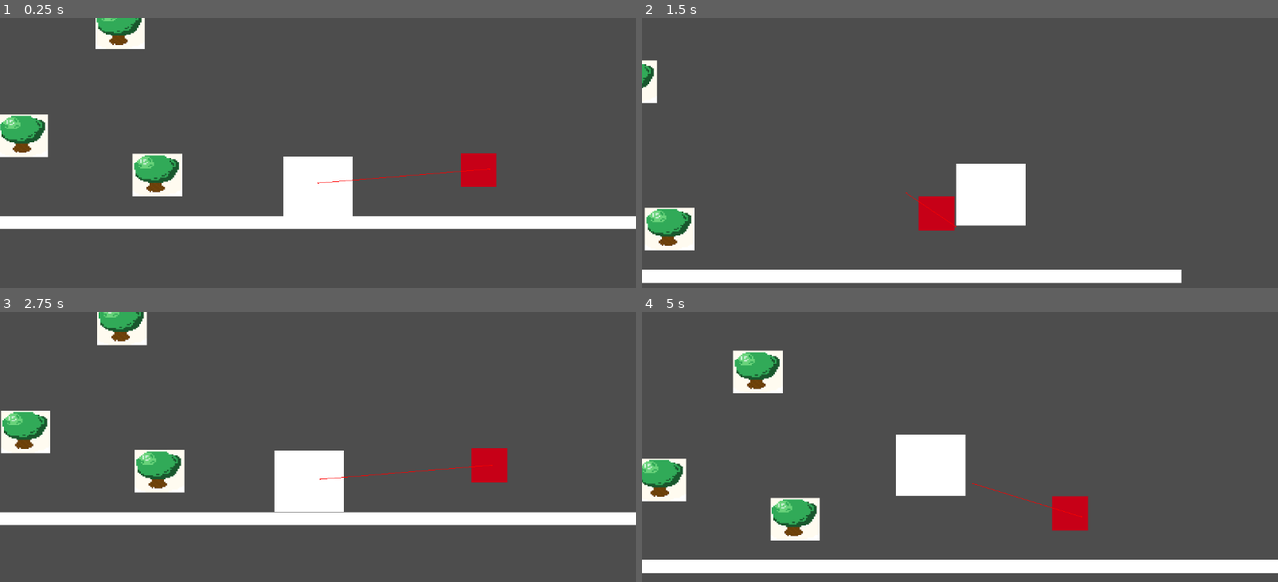
Above: before the commit, frames 1-4 (two rows, left to right).
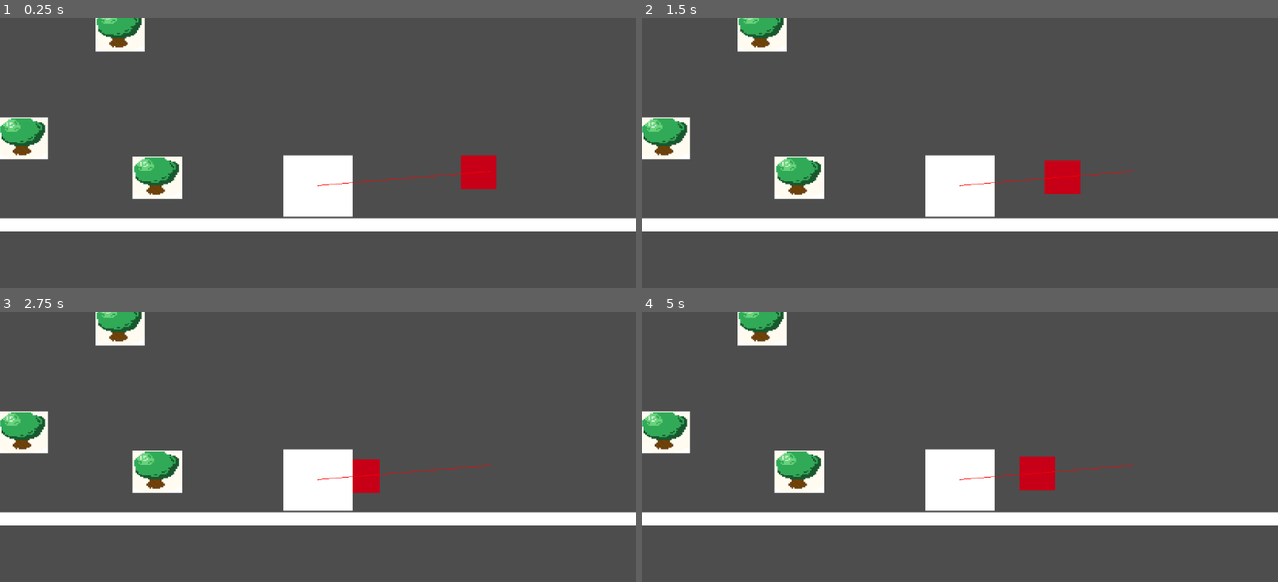
Above: after the commit, the same moments.

Repository: sophieTheProgrammer/queblejam
Game: Godot game, scene res://scenes/game.tscn
The game is run twice, just before and just after one commit, with the same random seed, the same clock (stepped at 60 frames per second) and the same inputs.
Inputs:
- Up to frame 1 (0.25 s): no input
- Up to frame 2 (1.5 s): hold Right (Right) from 0.53 s (still down); tap Space (Jump) at 0.77 s
- Up to frame 3 (2.75 s): tap Space (Jump) at 1.52 s; release Right (Right) at 2.03 s; hold Left (Left) from 2.03 s (still down)
- Up to frame 4 (5 s): release Left (Left) at 2.78 s; hold Right (Right) 2.78-4.28 s; tap Space (Jump) at 3.02, 3.77, 4.52 s; hold Left (Left) from 4.28 s (still down)

The runs differ from the first frame. In frame 1, 3.8% of the frame differs, in the area x 0-100%, y 0-80%; in frame 2, 17%; in frame 3, 3.5%; in frame 4, 21%, in the area x 0-100%, y 0-97%.
Error after the commit: Parse Error: Expected indented block after "else" block. (res://scripts/player.gd:39)

Commit message:
player movement changes

Diff:
--- a/scripts/player.gd
+++ b/scripts/player.gd
@@ -1,13 +1,15 @@
 extends CharacterBody2D
 
 
-const SPEED = 600.0
-const JUMP_VELOCITY = -1000.0
-const GRAVITY = 2200
+const SPEED = 1000.0
+const JUMP_VELOCITY = -1600.0
+const GRAVITY = 2900
 const coyote_frames = 6  # How many in-air frames to allow jumping
 var coyote = false  # Track whether we're in coyote time or not
 var last_floor = false  # Last frame's on-floor state
 var jumping = false
+const ACCELERATION = 4000
+const DECCELERATION = 2500
 func _ready() -> void:
 	pass
 func _physics_process(delta: float) -> void:
@@ -30,11 +32,12 @@
 	# Get the input direction and handle the movement/deceleration.
 	# As good practice, you should replace UI actions with custom gameplay actions.
 	var direction := Input.get_axis("Left", "Right")
-	if direction:
-		velocity.x = direction * SPEED
+	print(direction)
+	if direction != 0:
+		velocity.x = move_toward(velocity.x, direction * SPEED, ACCELERATION * delta)
+		#velocity = velocity.move_toward(SPEED, ACCELERATION * delta)
 	else:
-		velocity.x = move_toward(velocity.x, 0, SPEED)
-
+	velocity.x = move_toward(velocity.x, 0, ACCELERATION * delta)
 	last_floor = is_on_floor()
 	move_and_slide()
 
